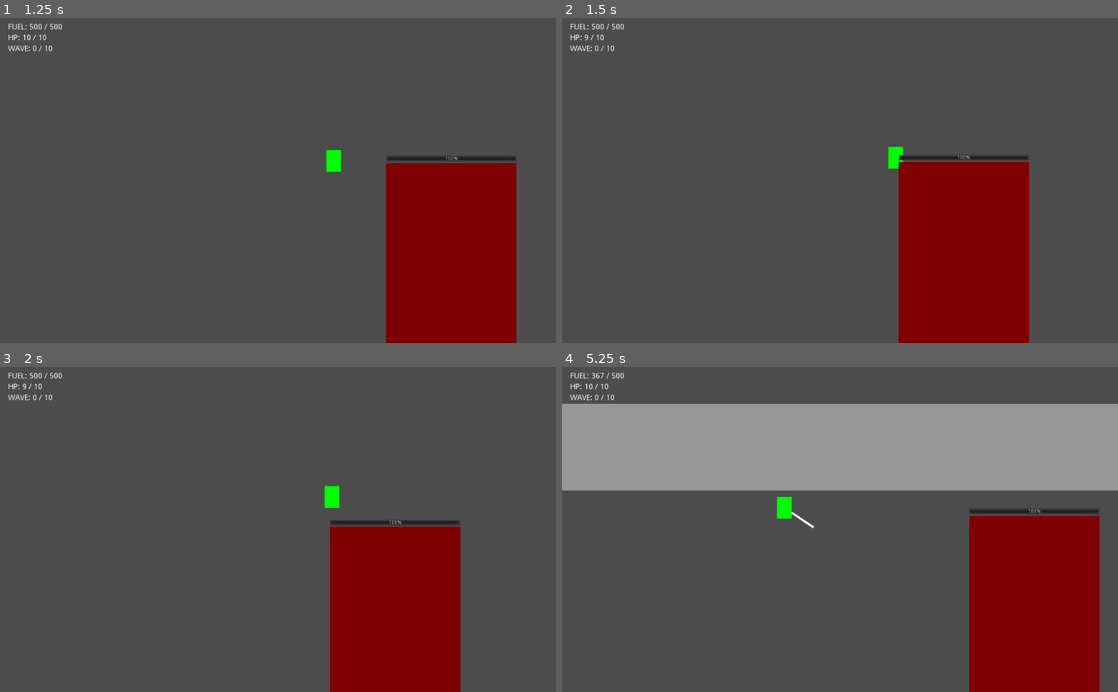
Above: before the commit, frames 1-4 (two rows, left to right).
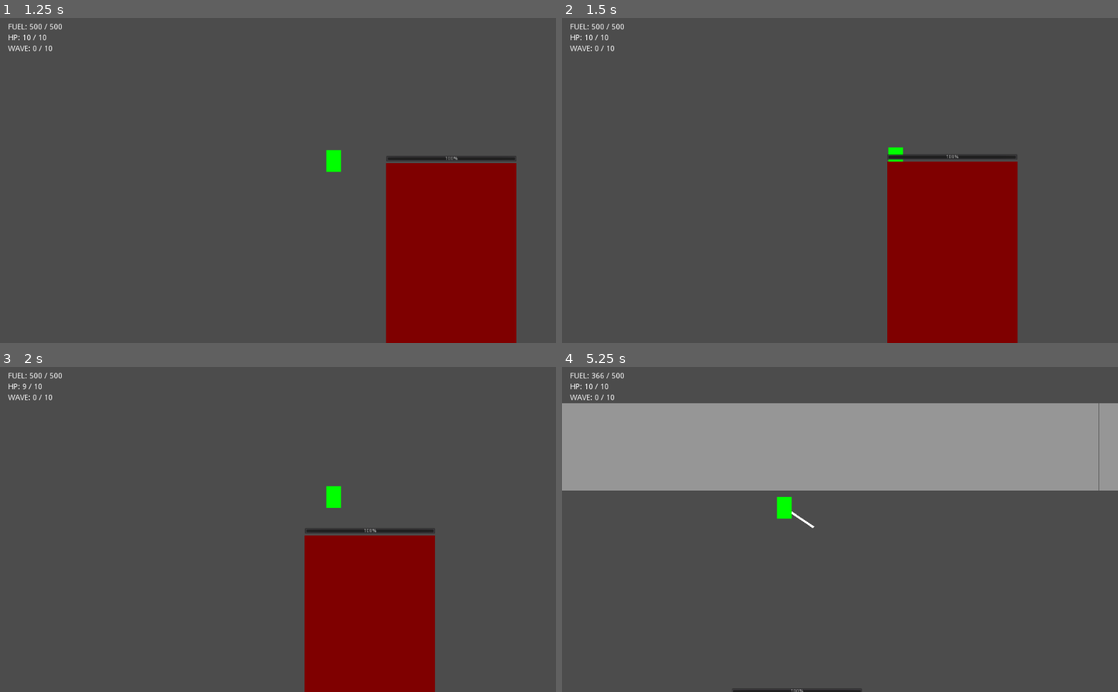
Above: after the commit, the same moments.

Repository: deengames/abu-hamid-x
Game: Godot game, scene res://prototype/Main.tscn
The game is run twice, just before and just after one commit, with the same random seed, the same clock (stepped at 60 frames per second) and the same inputs.
Inputs (mouse positions are in pixels of both pictures, inside the frame that each line leads up to):
- Up to frame 1 (1.25 s): tap Enter at 0.5 s; move the mouse to (400, 164) at 0.52 s; hold D (move_right) from 0.53 s (still down); click (400, 164) at 0.6 s; tap Space (jump) at 0.77 s
- Up to frame 2 (1.5 s): move the mouse to (728, 196) at 1.27 s; release D (move_right) at 1.28 s; hold S (move_down) from 1.28 s (still down); tap Shift (boost) at 1.35 s
- Up to frame 3 (2 s): keep holding S (move_down); tap Space (jump) at 1.52 s
- Up to frame 4 (5.25 s): move the mouse to (895, 458) at 2.02 s; release S (move_down) at 2.03 s; hold D (move_right) 2.03-2.78 s; tap Ctrl (toggle_jetpack) at 2.1, 5.1 s; move the mouse to (812, 594) at 2.77 s; hold W (move_up) 2.78-3.53 s; tap E at 2.85 s; click (812, 594) at 2.92 s; tap Space (jump) at 3.02, 3.77, 4.52 s; move the mouse to (1006, 578) at 3.52 s; hold A (move_left) 3.53-5.03 s; click (1006, 578) at 3.6 s; move the mouse to (673, 480) at 4.27 s; tap Shift (boost) at 4.35 s; move the mouse to (867, 529) at 5.02 s; hold S (move_down) from 5.03 s (still down); click (867, 529) at 5.17 s

Frame 1 is identical in both runs. In frame 2, 2.6% of the frame differs, in the area x 4-84%, y 5-100%; in frame 3, 5.5%; in frame 4, 13%, in the area x 0-100%, y 1-100%.

Commit message:
Giants are invincible. Started on the road of making giant sub-parts.

Diff:
--- a/prototype/Character/Enemy/Enemy.gd
+++ b/prototype/Character/Enemy/Enemy.gd
@@ -5,7 +5,7 @@
 export (float) var movement_speed = 20
 
 
-onready var player = get_parent().get_node('Player')
+onready var player = get_tree().get_root().get_node("Main").get_node('Player')
 
 
 func _ready():
--- a/prototype/Character/Enemy/Enemy.tscn
+++ b/prototype/Character/Enemy/Enemy.tscn
@@ -19,15 +19,15 @@
 damage_to_deal = 1
 movement_speed = 20
 
-[node name="ColorBox" parent="." index="0"]
+[node name="Collision" parent="." index="0"]
+
+shape = SubResource( 1 )
+
+[node name="ColorBox" parent="." index="1"]
 
 margin_top = -30.0
 margin_bottom = 30.0
 color = Color( 1, 0, 0, 1 )
-
-[node name="Collision" parent="." index="1"]
-
-shape = SubResource( 1 )
 
 [node name="HealthBar" type="ProgressBar" parent="." index="2"]
 
--- a/prototype/Character/Enemy/Giant.gd
+++ b/prototype/Character/Enemy/Giant.gd
@@ -3,4 +3,5 @@
 func _ready():
 	self.max_health = 30
 	self.health = self.max_health
+	self._unregister_damaging_group("sword") # TODO: add hitboxes or parts
 	print("Giant reporting.")
--- a/prototype/Character/Enemy/Giant.tscn
+++ b/prototype/Character/Enemy/Giant.tscn
@@ -7,6 +7,11 @@
 
 script = ExtResource( 2 )
 max_health = 10
+
+[node name="Collision" parent="." index="0"]
+
+position = Vector2( 162.622, 241.302 )
+scale = Vector2( 10.0345, 9.61791 )
 
 [node name="ColorBox" parent="." index="1"]
 
